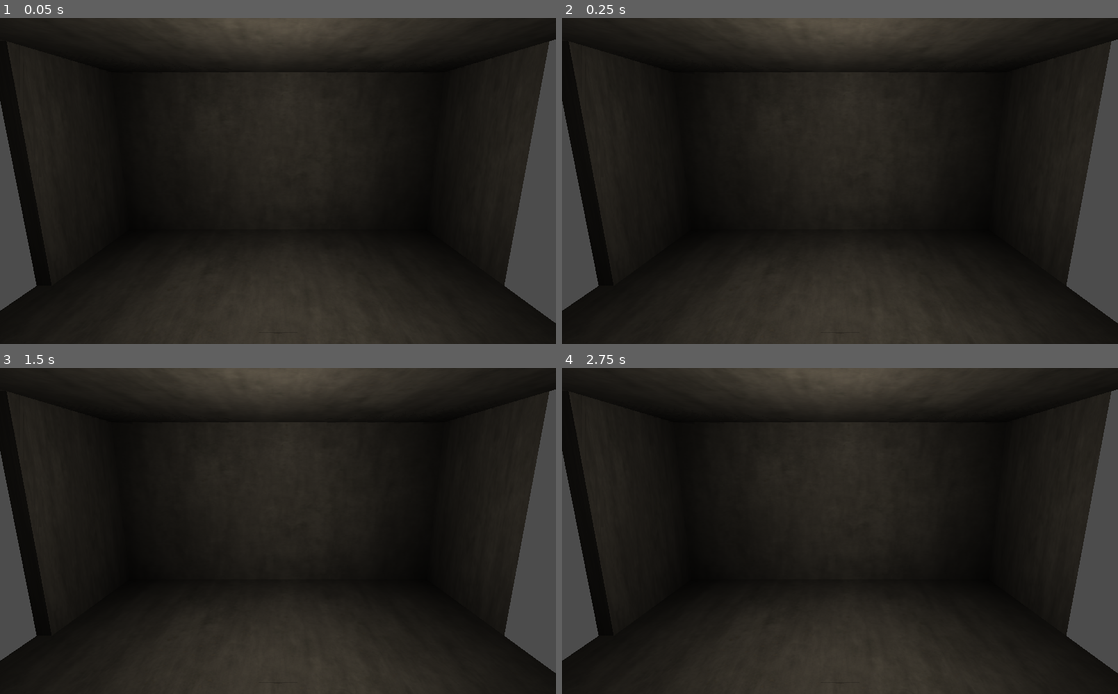
Above: before the commit, frames 1-4 (two rows, left to right).
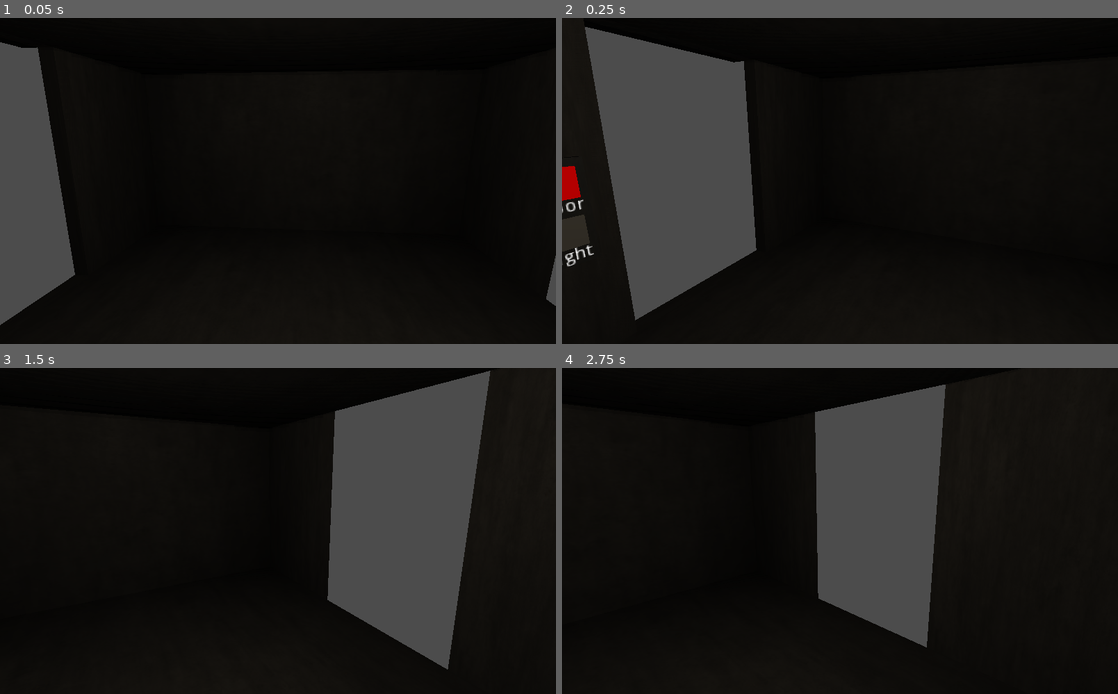
Above: after the commit, the same moments.

Repository: unhappystaek/Five-nights-at-REDACTED-s
Game: Godot game, scene res://scenes/actuall_scenes/Office.tscn
The game is run twice, just before and just after one commit, with the same random seed, the same clock (stepped at 60 frames per second) and the same inputs. This scene is started directly instead of the project's main scene.
Inputs (mouse positions are in pixels of both pictures, inside the frame that each line leads up to):
- Up to frame 1 (0.05 s): no input
- Up to frame 2 (0.25 s): no input
- Up to frame 3 (1.5 s): move the mouse to (400, 514) at 0.52 s; click (400, 514) at 0.67 s; move the mouse to (166, 547) at 1.27 s; click (166, 547) at 1.42 s
- Up to frame 4 (2.75 s): tap Enter at 2 s; move the mouse to (895, 459) at 2.02 s; click (895, 459) at 2.17 s

The runs differ from the first frame. In frame 1, 42% of the frame differs, in the area x 0-100%, y 0-100%; in frame 2, 57%; in frame 3, 55%; in frame 4, 44%.

Commit message:
Working left door, better lighting, camera movement

Diff:
--- a/scenes/actuall_scenes/Office.tscn
+++ b/scenes/actuall_scenes/Office.tscn
@@ -6,6 +6,10 @@
 [ext_resource path="res://textures/office/walls/Concrete030_1K_Roughness.jpg" type="Texture" id=4]
 [ext_resource path="res://textures/office/Metal/Metal038_1K_Metalness.jpg" type="Texture" id=5]
 [ext_resource path="res://textures/office/Metal/Metal038_1K_Roughness.jpg" type="Texture" id=6]
+[ext_resource path="res://things/Door_close.tres" type="Animation" id=7]
+[ext_resource path="res://scripts/Door_left.gd" type="Script" id=8]
+[ext_resource path="res://things/Door_open.tres" type="Animation" id=9]
+[ext_resource path="res://scripts/Room.gd" type="Script" id=10]
 
 [sub_resource type="Environment" id=3]
 glow_intensity = 0.0
@@ -79,22 +83,439 @@
 [sub_resource type="BoxShape" id=19]
 extents = Vector3( 0.2, 0.2, 0.2 )
 
+[sub_resource type="Animation" id=20]
+length = 0.001
+tracks/0/type = "value"
+tracks/0/path = NodePath("actuall_door_main:translation")
+tracks/0/interp = 1
+tracks/0/loop_wrap = true
+tracks/0/imported = false
+tracks/0/enabled = true
+tracks/0/keys = {
+"times": PoolRealArray( 0 ),
+"transitions": PoolRealArray( 1 ),
+"update": 0,
+"values": [ Vector3( 0, 3, 0 ) ]
+}
+tracks/1/type = "bezier"
+tracks/1/path = NodePath("actuall_door_main:translation:x")
+tracks/1/interp = 1
+tracks/1/loop_wrap = true
+tracks/1/imported = false
+tracks/1/enabled = true
+tracks/1/keys = {
+"points": PoolRealArray( 0, -0.25, 0, 0.25, 0 ),
+"times": PoolRealArray( 0 )
+}
+tracks/2/type = "bezier"
+tracks/2/path = NodePath("actuall_door_main:translation:y")
+tracks/2/interp = 1
+tracks/2/loop_wrap = true
+tracks/2/imported = false
+tracks/2/enabled = true
+tracks/2/keys = {
+"points": PoolRealArray( 3, -0.25, 0, 0.25, 0 ),
+"times": PoolRealArray( 0 )
+}
+tracks/3/type = "bezier"
+tracks/3/path = NodePath("actuall_door_main:translation:z")
+tracks/3/interp = 1
+tracks/3/loop_wrap = true
+tracks/3/imported = false
+tracks/3/enabled = true
+tracks/3/keys = {
+"points": PoolRealArray( 0, -0.25, 0, 0.25, 0 ),
+"times": PoolRealArray( 0 )
+}
+tracks/4/type = "bezier"
+tracks/4/path = NodePath("Buttons/button_door/button_door_box:material:albedo_color:r")
+tracks/4/interp = 1
+tracks/4/loop_wrap = true
+tracks/4/imported = false
+tracks/4/enabled = true
+tracks/4/keys = {
+"points": PoolRealArray( 1, -0.25, 0, 0.25, 0 ),
+"times": PoolRealArray( 0 )
+}
+tracks/5/type = "bezier"
+tracks/5/path = NodePath("Buttons/button_door/button_door_box:material:albedo_color:g")
+tracks/5/interp = 1
+tracks/5/loop_wrap = true
+tracks/5/imported = false
+tracks/5/enabled = true
+tracks/5/keys = {
+"points": PoolRealArray( 0, -0.25, 0, 0.25, 0 ),
+"times": PoolRealArray( 0 )
+}
+tracks/6/type = "bezier"
+tracks/6/path = NodePath("Buttons/button_door/button_door_box:material:albedo_color:b")
+tracks/6/interp = 1
+tracks/6/loop_wrap = true
+tracks/6/imported = false
+tracks/6/enabled = true
+tracks/6/keys = {
+"points": PoolRealArray( 0, -0.25, 0, 0.25, 0 ),
+"times": PoolRealArray( 0 )
+}
+tracks/7/type = "bezier"
+tracks/7/path = NodePath("Buttons/button_door/button_door_box:material:albedo_color:a")
+tracks/7/interp = 1
+tracks/7/loop_wrap = true
+tracks/7/imported = false
+tracks/7/enabled = true
+tracks/7/keys = {
+"points": PoolRealArray( 1, -0.25, 0, 0.25, 0 ),
+"times": PoolRealArray( 0 )
+}
+tracks/8/type = "bezier"
+tracks/8/path = NodePath("Buttons/button_door/button_door_box:material:emission:r")
+tracks/8/interp = 1
+tracks/8/loop_wrap = true
+tracks/8/imported = false
+tracks/8/enabled = true
+tracks/8/keys = {
+"points": PoolRealArray( 1, -0.25, 0, 0.25, 0 ),
+"times": PoolRealArray( 0 )
+}
+tracks/9/type = "bezier"
+tracks/9/path = NodePath("Buttons/button_door/button_door_box:material:emission:g")
+tracks/9/interp = 1
+tracks/9/loop_wrap = true
+tracks/9/imported = false
+tracks/9/enabled = true
+tracks/9/keys = {
+"points": PoolRealArray( 0, -0.25, 0, 0.25, 0 ),
+"times": PoolRealArray( 0 )
+}
+tracks/10/type = "bezier"
+tracks/10/path = NodePath("Buttons/button_door/button_door_box:material:emission:b")
+tracks/10/interp = 1
+tracks/10/loop_wrap = true
+tracks/10/imported = false
+tracks/10/enabled = true
+tracks/10/keys = {
+"points": PoolRealArray( 0, -0.25, 0, 0.25, 0 ),
+"times": PoolRealArray( 0 )
+}
+tracks/11/type = "bezier"
+tracks/11/path = NodePath("Buttons/button_door/button_door_box:material:emission:a")
+tracks/11/interp = 1
+tracks/11/loop_wrap = true
+tracks/11/imported = false
+tracks/11/enabled = true
+tracks/11/keys = {
+"points": PoolRealArray( 1, -0.25, 0, 0.25, 0 ),
+"times": PoolRealArray( 0 )
+}
+tracks/12/type = "bezier"
+tracks/12/path = NodePath("Buttons/button_door/button_door_box:translation:x")
+tracks/12/interp = 1
+tracks/12/loop_wrap = true
+tracks/12/imported = false
+tracks/12/enabled = true
+tracks/12/keys = {
+"points": PoolRealArray( -0.0999999, -0.25, 0, 0.25, 0 ),
+"times": PoolRealArray( 0 )
+}
+tracks/13/type = "bezier"
+tracks/13/path = NodePath("Buttons/button_door/button_door_box:translation:y")
+tracks/13/interp = 1
+tracks/13/loop_wrap = true
+tracks/13/imported = false
+tracks/13/enabled = true
+tracks/13/keys = {
+"points": PoolRealArray( 0, -0.25, 0, 0.25, 0 ),
+"times": PoolRealArray( 0 )
+}
+tracks/14/type = "bezier"
+tracks/14/path = NodePath("Buttons/button_door/button_door_box:translation:z")
+tracks/14/interp = 1
+tracks/14/loop_wrap = true
+tracks/14/imported = false
+tracks/14/enabled = true
+tracks/14/keys = {
+"points": PoolRealArray( 0, -0.25, 0, 0.25, 0 ),
+"times": PoolRealArray( 0 )
+}
+
+[sub_resource type="Animation" id=21]
+resource_name = "Door_close"
+length = 0.7
+tracks/0/type = "bezier"
+tracks/0/path = NodePath("actuall_door_main:translation:y")
+tracks/0/interp = 1
+tracks/0/loop_wrap = true
+tracks/0/imported = false
+tracks/0/enabled = true
+tracks/0/keys = {
+"points": PoolRealArray( 3, -0.25, 0, 0.25, 0, 0, -0.25, 0, 0.25, 0 ),
+"times": PoolRealArray( 0.1, 0.7 )
+}
+tracks/1/type = "bezier"
+tracks/1/path = NodePath("Buttons/button_door/button_door_box:material:albedo_color:r")
+tracks/1/interp = 1
+tracks/1/loop_wrap = true
+tracks/1/imported = false
+tracks/1/enabled = true
+tracks/1/keys = {
+"points": PoolRealArray( 1, -0.25, 0, 0.25, 0, 0, -0.25, 0, 0.25, 0 ),
+"times": PoolRealArray( 0, 0.1 )
+}
+tracks/2/type = "bezier"
+tracks/2/path = NodePath("Buttons/button_door/button_door_box:material:albedo_color:g")
+tracks/2/interp = 1
+tracks/2/loop_wrap = true
+tracks/2/imported = false
+tracks/2/enabled = true
+tracks/2/keys = {
+"points": PoolRealArray( 0, -0.25, 0, 0.25, 0, 0.776471, -0.25, 0, 0.25, 0 ),
+"times": PoolRealArray( 0, 0.1 )
+}
+tracks/3/type = "bezier"
+tracks/3/path = NodePath("Buttons/button_door/button_door_box:material:albedo_color:b")
+tracks/3/interp = 1
+tracks/3/loop_wrap = true
+tracks/3/imported = false
+tracks/3/enabled = true
+tracks/3/keys = {
+"points": PoolRealArray( 0, -0.25, 0, 0.25, 0, 0.121569, -0.25, 0, 0.25, 0 ),
+"times": PoolRealArray( 0, 0.1 )
+}
+tracks/4/type = "bezier"
+tracks/4/path = NodePath("Buttons/button_door/button_door_box:material:albedo_color:a")
+tracks/4/interp = 1
+tracks/4/loop_wrap = true
+tracks/4/imported = false
+tracks/4/enabled = true
+tracks/4/keys = {
+"points": PoolRealArray( 1, -0.25, 0, 0.25, 0, 1, -0.25, 0, 0.25, 0 ),
+"times": PoolRealArray( 0, 0.1 )
+}
+tracks/5/type = "bezier"
+tracks/5/path = NodePath("Buttons/button_door/button_door_box:material:emission:r")
+tracks/5/interp = 1
+tracks/5/loop_wrap = true
+tracks/5/imported = false
+tracks/5/enabled = true
+tracks/5/keys = {
+"points": PoolRealArray( 1, -0.25, 0, 0.25, 0, 0, -0.25, 0, 0.25, 0 ),
+"times": PoolRealArray( 0, 0.1 )
+}
+tracks/6/type = "bezier"
+tracks/6/path = NodePath("Buttons/button_door/button_door_box:material:emission:g")
+tracks/6/interp = 1
+tracks/6/loop_wrap = true
+tracks/6/imported = false
+tracks/6/enabled = true
+tracks/6/keys = {
+"points": PoolRealArray( 0, -0.25, 0, 0.25, 0, 0.776471, -0.25, 0, 0.25, 0 ),
+"times": PoolRealArray( 0, 0.1 )
+}
+tracks/7/type = "bezier"
+tracks/7/path = NodePath("Buttons/button_door/button_door_box:material:emission:b")
+tracks/7/interp = 1
+tracks/7/loop_wrap = true
+tracks/7/imported = false
+tracks/7/enabled = true
+tracks/7/keys = {
+"points": PoolRealArray( 0, -0.25, 0, 0.25, 0, 0.121569, -0.25, 0, 0.25, 0 ),
+"times": PoolRealArray( 0, 0.1 )
+}
+tracks/8/type = "bezier"
+tracks/8/path = NodePath("Buttons/button_door/button_door_box:material:emission:a")
+tracks/8/interp = 1
+tracks/8/loop_wrap = true
+tracks/8/imported = false
+tracks/8/enabled = true
+tracks/8/keys = {
+"points": PoolRealArray( 1, -0.25, 0, 0.25, 0, 1, -0.25, 0, 0.25, 0 ),
+"times": PoolRealArray( 0, 0.1 )
+}
+tracks/9/type = "bezier"
+tracks/9/path = NodePath("Buttons/button_door/button_door_box:translation:x")
+tracks/9/interp = 1
+tracks/9/loop_wrap = true
+tracks/9/imported = false
+tracks/9/enabled = true
+tracks/9/keys = {
+"points": PoolRealArray( -0.0999999, -0.25, 0, 0.25, 0, -0.15, -0.25, 0, 0.25, 0, -0.1, -0.25, 0, 0.25, 0 ),
+"times": PoolRealArray( 0, 0.1, 0.3 )
+}
+
+[sub_resource type="Animation" id=22]
+length = 0.001
+tracks/0/type = "value"
+tracks/0/path = NodePath("actuall_door_main:translation")
+tracks/0/interp = 1
+tracks/0/loop_wrap = true
+tracks/0/imported = false
+tracks/0/enabled = true
+tracks/0/keys = {
+"times": PoolRealArray( 0 ),
+"transitions": PoolRealArray( 1 ),
+"update": 0,
+"values": [ Vector3( 0, 3, 0 ) ]
+}
+tracks/1/type = "bezier"
+tracks/1/path = NodePath("actuall_door_main:translation:x")
+tracks/1/interp = 1
+tracks/1/loop_wrap = true
+tracks/1/imported = false
+tracks/1/enabled = true
+tracks/1/keys = {
+"points": PoolRealArray( 0, -0.25, 0, 0.25, 0 ),
+"times": PoolRealArray( 0 )
+}
+tracks/2/type = "bezier"
+tracks/2/path = NodePath("actuall_door_main:translation:y")
+tracks/2/interp = 1
+tracks/2/loop_wrap = true
+tracks/2/imported = false
+tracks/2/enabled = true
+tracks/2/keys = {
+"points": PoolRealArray( 3, -0.25, 0, 0.25, 0 ),
+"times": PoolRealArray( 0 )
+}
+tracks/3/type = "bezier"
+tracks/3/path = NodePath("actuall_door_main:translation:z")
+tracks/3/interp = 1
+tracks/3/loop_wrap = true
+tracks/3/imported = false
+tracks/3/enabled = true
+tracks/3/keys = {
+"points": PoolRealArray( 0, -0.25, 0, 0.25, 0 ),
+"times": PoolRealArray( 0 )
+}
+tracks/4/type = "bezier"
+tracks/4/path = NodePath("Buttons/button_door/button_door_box:material:albedo_color:r")
+tracks/4/interp = 1
+tracks/4/loop_wrap = true
+tracks/4/imported = false
+tracks/4/enabled = true
+tracks/4/keys = {
+"points": PoolRealArray( 1, -0.25, 0, 0.25, 0 ),
+"times": PoolRealArray( 0 )
+}
+tracks/5/type = "bezier"
+tracks/5/path = NodePath("Buttons/button_door/button_door_box:material:albedo_color:g")
+tracks/5/interp = 1
+tracks/5/loop_wrap = true
+tracks/5/imported = false
+tracks/5/enabled = true
+tracks/5/keys = {
+"points": PoolRealArray( 0, -0.25, 0, 0.25, 0 ),
+"times": PoolRealArray( 0 )
+}
+tracks/6/type = "bezier"
+tracks/6/path = NodePath("Buttons/button_door/button_door_box:material:albedo_color:b")
+tracks/6/interp = 1
+tracks/6/loop_wrap = true
+tracks/6/imported = false
+tracks/6/enabled = true
+tracks/6/keys = {
+"points": PoolRealArray( 0, -0.25, 0, 0.25, 0 ),
+"times": PoolRealArray( 0 )
+}
+tracks/7/type = "bezier"
+tracks/7/path = NodePath("Buttons/button_door/button_door_box:material:albedo_color:a")
+tracks/7/interp = 1
+tracks/7/loop_wrap = true
+tracks/7/imported = false
+tracks/7/enabled = true
+tracks/7/keys = {
+"points": PoolRealArray( 1, -0.25, 0, 0.25, 0 ),
+"times": PoolRealArray( 0 )
+}
+tracks/8/type = "bezier"
+tracks/8/path = NodePath("Buttons/button_door/button_door_box:material:emission:r")
+tracks/8/interp = 1
+tracks/8/loop_wrap = true
+tracks/8/imported = false
+tracks/8/enabled = true
+tracks/8/keys = {
+"points": PoolRealArray( 1, -0.25, 0, 0.25, 0 ),
+"times": PoolRealArray( 0 )
+}
+tracks/9/type = "bezier"
+tracks/9/path = NodePath("Buttons/button_door/button_door_box:material:emission:g")
+tracks/9/interp = 1
+tracks/9/loop_wrap = true
+tracks/9/imported = false
+tracks/9/enabled = true
+tracks/9/keys = {
+"points": PoolRealArray( 0, -0.25, 0, 0.25, 0 ),
+"times": PoolRealArray( 0 )
+}
+tracks/10/type = "bezier"
+tracks/10/path = NodePath("Buttons/button_door/button_door_box:material:emission:b")
+tracks/10/interp = 1
+tracks/10/loop_wrap = true
+tracks/10/imported = false
+tracks/10/enabled = true
+tracks/10/keys = {
+"points": PoolRealArray( 0, -0.25, 0, 0.25, 0 ),
+"times": PoolRealArray( 0 )
+}
+tracks/11/type = "bezier"
+tracks/11/path = NodePath("Buttons/button_door/button_door_box:material:emission:a")
+tracks/11/interp = 1
+tracks/11/loop_wrap = true
+tracks/11/imported = false
+tracks/11/enabled = true
+tracks/11/keys = {
+"points": PoolRealArray( 1, -0.25, 0, 0.25, 0 ),
+"times": PoolRealArray( 0 )
+}
+tracks/12/type = "bezier"
+tracks/12/path = NodePath("Buttons/button_door/button_door_box:translation:x")
+tracks/12/interp = 1
+tracks/12/loop_wrap = true
+tracks/12/imported = false
+tracks/12/enabled = true
+tracks/12/keys = {
+"points": PoolRealArray( -0.0999999, -0.25, 0, 0.25, 0 ),
+"times": PoolRealArray( 0 )
+}
+tracks/13/type = "bezier"
+tracks/13/path = NodePath("Buttons/button_door/button_door_box:translation:y")
+tracks/13/interp = 1
+tracks/13/loop_wrap = true
+tracks/13/imported = false
+tracks/13/enabled = true
+tracks/13/keys = {
+"points": PoolRealArray( 0, -0.25, 0, 0.25, 0 ),
+"times": PoolRealArray( 0 )
+}
+tracks/14/type = "bezier"
+tracks/14/path = NodePath("Buttons/button_door/button_door_box:translation:z")
+tracks/14/interp = 1
+tracks/14/loop_wrap = true
+tracks/14/imported = false
+tracks/14/enabled = true
+tracks/14/keys = {
+"points": PoolRealArray( 0, -0.25, 0, 0.25, 0 ),
+"times": PoolRealArray( 0 )
+}
+
 [node name="Office" type="Spatial"]
 
 [node name="Room" type="Spatial" parent="."]
-
-[node name="Camera" type="Camera" parent="Room"]
+script = ExtResource( 10 )
+
+[node name="main_camera" type="Camera" parent="Room"]
 transform = Transform( 1, 0, 0, 0, 0.978148, 0.207912, 0, -0.207912, 0.978148, 0, 2.13776, 2.37259 )
 environment = SubResource( 3 )
 fov = 60.0
 far = 20.0
 
 [node name="OmniLight" type="OmniLight" parent="Room"]
-transform = Transform( 1, 0, 0, 0, 1, 0, 0, 0, 1, 0, 2.00221, -0.160447 )
-light_color = Color( 1, 0.94902, 0.835294, 1 )
-light_energy = 1.052
+transform = Transform( 1, 0, 0, 0, 1, 0, 0, 0, 1, 0, 2.57343, 0.971574 )
+light_color = Color( 1, 0.913725, 0.760784, 1 )
+light_energy = 0.4
+light_size = 1.0
 light_bake_mode = 2
 shadow_enabled = true
+omni_range = 6.593
 
 [node name="walls" type="Spatial" parent="Room"]
 
@@ -139,6 +560,7 @@
 skeleton = NodePath("../..")
 
 [node name="Door_left" type="Spatial" parent="Room"]
+script = ExtResource( 8 )
 
 [node name="Doorframe" type="Spatial" parent="Room/Door_left"]
 
@@ -181,7 +603,7 @@
 text = "Door"
 
 [node name="light_label" type="Label3D" parent="Room/Door_left/Buttons"]
-transform = Transform( -4.37114e-08, 0, 1, 0, 1, 0, -1, 0, -4.37114e-08, -2.949, 1.03, 1.36 )
+transform = Transform( -4.37114e-08, 0, 1, 0, 1, 0, -1, 0, -4.37114e-08, -2.949, 1.03, 1.4 )
 text = "Light"
 
 [node name="button_door" type="Area" parent="Room/Door_left/Buttons"]
@@ -202,3 +624,14 @@
 
 [node name="CollisionShape" type="CollisionShape" parent="Room/Door_left/Buttons/button_light"]
 shape = SubResource( 19 )
+
+[node name="Door_open" type="AnimationPlayer" parent="Room/Door_left"]
+anims/Door_close = ExtResource( 7 )
+anims/Door_open = ExtResource( 9 )
+anims/RESET = SubResource( 20 )
+
+[node name="Door_close" type="AnimationPlayer" parent="Room/Door_left"]
+anims/Door_close = SubResource( 21 )
+anims/RESET = SubResource( 22 )
+
+[connection signal="input_event" from="Room/Door_left/Buttons/button_door" to="Room/Door_left" method="_on_button_door_input_event"]
--- /dev/null
+++ b/scripts/Door_left.gd
@@ -0,0 +1,18 @@
+extends Spatial
+
+
+var doorOpen: bool = true
+
+func _ready():
+	pass
+
+
+func _on_button_door_input_event(camera, event, click_position, click_normal, shape_idx):
+	var mouse_click = event as InputEventMouseButton
+	if mouse_click and mouse_click.button_index == 1 and mouse_click.pressed:
+		if doorOpen == true :
+			doorOpen = false
+			$Door_close.play("Door_close")
+		else:
+			doorOpen = true
+			$Door_open.play("Door_open")
--- /dev/null
+++ b/scripts/Room.gd
@@ -0,0 +1,20 @@
+extends Spatial
+
+var screensize
+var pos
+var minLeft
+var minRight
+var angle: float = 0
+
+func _ready():
+	screensize = get_viewport().size
+	minLeft = 10 * screensize / 100
+	minRight = 45 * screensize / 100
+
+func _process(delta):
+	pos = get_viewport().get_mouse_position()
+	angle = $main_camera.rotation.y
+	if pos.x < minLeft.x and angle < 0.8 :
+		$main_camera.rotation.y += 0.03
+	if pos.x > minRight.x and angle > -0.8:
+		$main_camera.rotation.y -= 0.03
--- /dev/null
+++ b/things/Door_close.tres
@@ -0,0 +1,105 @@
+[gd_resource type="Animation" format=2]
+
+[resource]
+resource_name = "Door_close"
+length = 0.7
+tracks/0/type = "bezier"
+tracks/0/path = NodePath("actuall_door_main:translation:y")
+tracks/0/interp = 1
+tracks/0/loop_wrap = true
+tracks/0/imported = false
+tracks/0/enabled = true
+tracks/0/keys = {
+"points": PoolRealArray( 3, -0.25, 0, 0.25, 0, 0, -0.25, 0, 0.25, 0 ),
+"times": PoolRealArray( 0.1, 0.7 )
+}
+tracks/1/type = "bezier"
+tracks/1/path = NodePath("Buttons/button_door/button_door_box:material:albedo_color:r")
+tracks/1/interp = 1
+tracks/1/loop_wrap = true
+tracks/1/imported = false
+tracks/1/enabled = true
+tracks/1/keys = {
+"points": PoolRealArray( 1, -0.25, 0, 0.25, 0, 0, -0.25, 0, 0.25, 0 ),
+"times": PoolRealArray( 0, 0.1 )
+}
+tracks/2/type = "bezier"
+tracks/2/path = NodePath("Buttons/button_door/button_door_box:material:albedo_color:g")
+tracks/2/interp = 1
+tracks/2/loop_wrap = true
+tracks/2/imported = false
+tracks/2/enabled = true
+tracks/2/keys = {
+"points": PoolRealArray( 0, -0.25, 0, 0.25, 0, 0.776471, -0.25, 0, 0.25, 0 ),
+"times": PoolRealArray( 0, 0.1 )
+}
+tracks/3/type = "bezier"
+tracks/3/path = NodePath("Buttons/button_door/button_door_box:material:albedo_color:b")
+tracks/3/interp = 1
+tracks/3/loop_wrap = true
+tracks/3/imported = false
+tracks/3/enabled = true
+tracks/3/keys = {
+"points": PoolRealArray( 0, -0.25, 0, 0.25, 0, 0.121569, -0.25, 0, 0.25, 0 ),
+"times": PoolRealArray( 0, 0.1 )
+}
+tracks/4/type = "bezier"
+tracks/4/path = NodePath("Buttons/button_door/button_door_box:material:albedo_color:a")
+tracks/4/interp = 1
+tracks/4/loop_wrap = true
+tracks/4/imported = false
+tracks/4/enabled = true
+tracks/4/keys = {
+"points": PoolRealArray( 1, -0.25, 0, 0.25, 0, 1, -0.25, 0, 0.25, 0 ),
+"times": PoolRealArray( 0, 0.1 )
+}
+tracks/5/type = "bezier"
+tracks/5/path = NodePath("Buttons/button_door/button_door_box:material:emission:r")
+tracks/5/interp = 1
+tracks/5/loop_wrap = true
+tracks/5/imported = false
+tracks/5/enabled = true
+tracks/5/keys = {
+"points": PoolRealArray( 1, -0.25, 0, 0.25, 0, 0, -0.25, 0, 0.25, 0 ),
+"times": PoolRealArray( 0, 0.1 )
+}
+tracks/6/type = "bezier"
+tracks/6/path = NodePath("Buttons/button_door/button_door_box:material:emission:g")
+tracks/6/interp = 1
+tracks/6/loop_wrap = true
+tracks/6/imported = false
+tracks/6/enabled = true
+tracks/6/keys = {
+"points": PoolRealArray( 0, -0.25, 0, 0.25, 0, 0.776471, -0.25, 0, 0.25, 0 ),
+"times": PoolRealArray( 0, 0.1 )
+}
+tracks/7/type = "bezier"
+tracks/7/path = NodePath("Buttons/button_door/button_door_box:material:emission:b")
+tracks/7/interp = 1
+tracks/7/loop_wrap = true
+tracks/7/imported = false
+tracks/7/enabled = true
+tracks/7/keys = {
+"points": PoolRealArray( 0, -0.25, 0, 0.25, 0, 0.121569, -0.25, 0, 0.25, 0 ),
+"times": PoolRealArray( 0, 0.1 )
+}
+tracks/8/type = "bezier"
+tracks/8/path = NodePath("Buttons/button_door/button_door_box:material:emission:a")
+tracks/8/interp = 1
+tracks/8/loop_wrap = true
+tracks/8/imported = false
+tracks/8/enabled = true
+tracks/8/keys = {
+"points": PoolRealArray( 1, -0.25, 0, 0.25, 0, 1, -0.25, 0, 0.25, 0 ),
+"times": PoolRealArray( 0, 0.1 )
+}
+tracks/9/type = "bezier"
+tracks/9/path = NodePath("Buttons/button_door/button_door_box:translation:x")
+tracks/9/interp = 1
+tracks/9/loop_wrap = true
+tracks/9/imported = false
+tracks/9/enabled = true
+tracks/9/keys = {
+"points": PoolRealArray( -0.0999999, -0.25, 0, 0.25, 0, -0.15, -0.25, 0, 0.25, 0, -0.1, -0.25, 0, 0.25, 0 ),
+"times": PoolRealArray( 0, 0.1, 0.3 )
+}
--- /dev/null
+++ b/things/Door_open.tres
@@ -0,0 +1,105 @@
+[gd_resource type="Animation" format=2]
+
+[resource]
+resource_name = "Door_open"
+length = 0.7
+tracks/0/type = "bezier"
+tracks/0/path = NodePath("actuall_door_main:translation:y")
+tracks/0/interp = 1
+tracks/0/loop_wrap = true
+tracks/0/imported = false
+tracks/0/enabled = true
+tracks/0/keys = {
+"points": PoolRealArray( 0, -0.25, 0, 0.25, 0, 3, -0.25, 0, 0.25, 0 ),
+"times": PoolRealArray( 0.1, 0.7 )
+}
+tracks/1/type = "bezier"
+tracks/1/path = NodePath("Buttons/button_door/button_door_box:material:albedo_color:r")
+tracks/1/interp = 1
+tracks/1/loop_wrap = true
+tracks/1/imported = false
+tracks/1/enabled = true
+tracks/1/keys = {
+"points": PoolRealArray( 0, -0.25, 0, 0.25, 0, 1, -0.25, 0, 0.25, 0 ),
+"times": PoolRealArray( 0, 0.1 )
+}
+tracks/2/type = "bezier"
+tracks/2/path = NodePath("Buttons/button_door/button_door_box:material:albedo_color:g")
+tracks/2/interp = 1
+tracks/2/loop_wrap = true
+tracks/2/imported = false
+tracks/2/enabled = true
+tracks/2/keys = {
+"points": PoolRealArray( 0.776471, -0.25, 0, 0.25, 0, 0, -0.25, 0, 0.25, 0 ),
+"times": PoolRealArray( 0, 0.1 )
+}
+tracks/3/type = "bezier"
+tracks/3/path = NodePath("Buttons/button_door/button_door_box:material:albedo_color:b")
+tracks/3/interp = 1
+tracks/3/loop_wrap = true
+tracks/3/imported = false
+tracks/3/enabled = true
+tracks/3/keys = {
+"points": PoolRealArray( 0.121569, -0.25, 0, 0.25, 0, 0, -0.25, 0, 0.25, 0 ),
+"times": PoolRealArray( 0, 0.1 )
+}
+tracks/4/type = "bezier"
+tracks/4/path = NodePath("Buttons/button_door/button_door_box:material:albedo_color:a")
+tracks/4/interp = 1
+tracks/4/loop_wrap = true
+tracks/4/imported = false
+tracks/4/enabled = true
+tracks/4/keys = {
+"points": PoolRealArray( 1, -0.25, 0, 0.25, 0, 1, -0.25, 0, 0.25, 0 ),
+"times": PoolRealArray( 0, 0.1 )
+}
+tracks/5/type = "bezier"
+tracks/5/path = NodePath("Buttons/button_door/button_door_box:material:emission:r")
+tracks/5/interp = 1
+tracks/5/loop_wrap = true
+tracks/5/imported = false
+tracks/5/enabled = true
+tracks/5/keys = {
+"points": PoolRealArray( 0, -0.25, 0, 0.25, 0, 1, -0.25, 0, 0.25, 0 ),
+"times": PoolRealArray( 0, 0.1 )
+}
+tracks/6/type = "bezier"
+tracks/6/path = NodePath("Buttons/button_door/button_door_box:material:emission:g")
+tracks/6/interp = 1
+tracks/6/loop_wrap = true
+tracks/6/imported = false
+tracks/6/enabled = true
+tracks/6/keys = {
+"points": PoolRealArray( 0.776471, -0.25, 0, 0.25, 0, 0, -0.25, 0, 0.25, 0 ),
+"times": PoolRealArray( 0, 0.1 )
+}
+tracks/7/type = "bezier"
+tracks/7/path = NodePath("Buttons/button_door/button_door_box:material:emission:b")
+tracks/7/interp = 1
+tracks/7/loop_wrap = true
+tracks/7/imported = false
+tracks/7/enabled = true
+tracks/7/keys = {
+"points": PoolRealArray( 0.121569, -0.25, 0, 0.25, 0, 0, -0.25, 0, 0.25, 0 ),
+"times": PoolRealArray( 0, 0.1 )
+}
+tracks/8/type = "bezier"
+tracks/8/path = NodePath("Buttons/button_door/button_door_box:material:emission:a")
+tracks/8/interp = 1
+tracks/8/loop_wrap = true
+tracks/8/imported = false
+tracks/8/enabled = true
+tracks/8/keys = {
+"points": PoolRealArray( 1, -0.25, 0, 0.25, 0, 1, -0.25, 0, 0.25, 0 ),
+"times": PoolRealArray( 0, 0.1 )
+}
+tracks/9/type = "bezier"
+tracks/9/path = NodePath("Buttons/button_door/button_door_box:translation:x")
+tracks/9/interp = 1
+tracks/9/loop_wrap = true
+tracks/9/imported = false
+tracks/9/enabled = true
+tracks/9/keys = {
+"points": PoolRealArray( -0.0999999, -0.25, 0, 0.25, 0, -0.15, -0.25, 0, 0.25, 0, -0.1, -0.25, 0, 0.25, 0 ),
+"times": PoolRealArray( 0, 0.1, 0.3 )
+}
Not shown: 1 places in scenes/actuall_scenes/Office.tscn that only renumber resources
